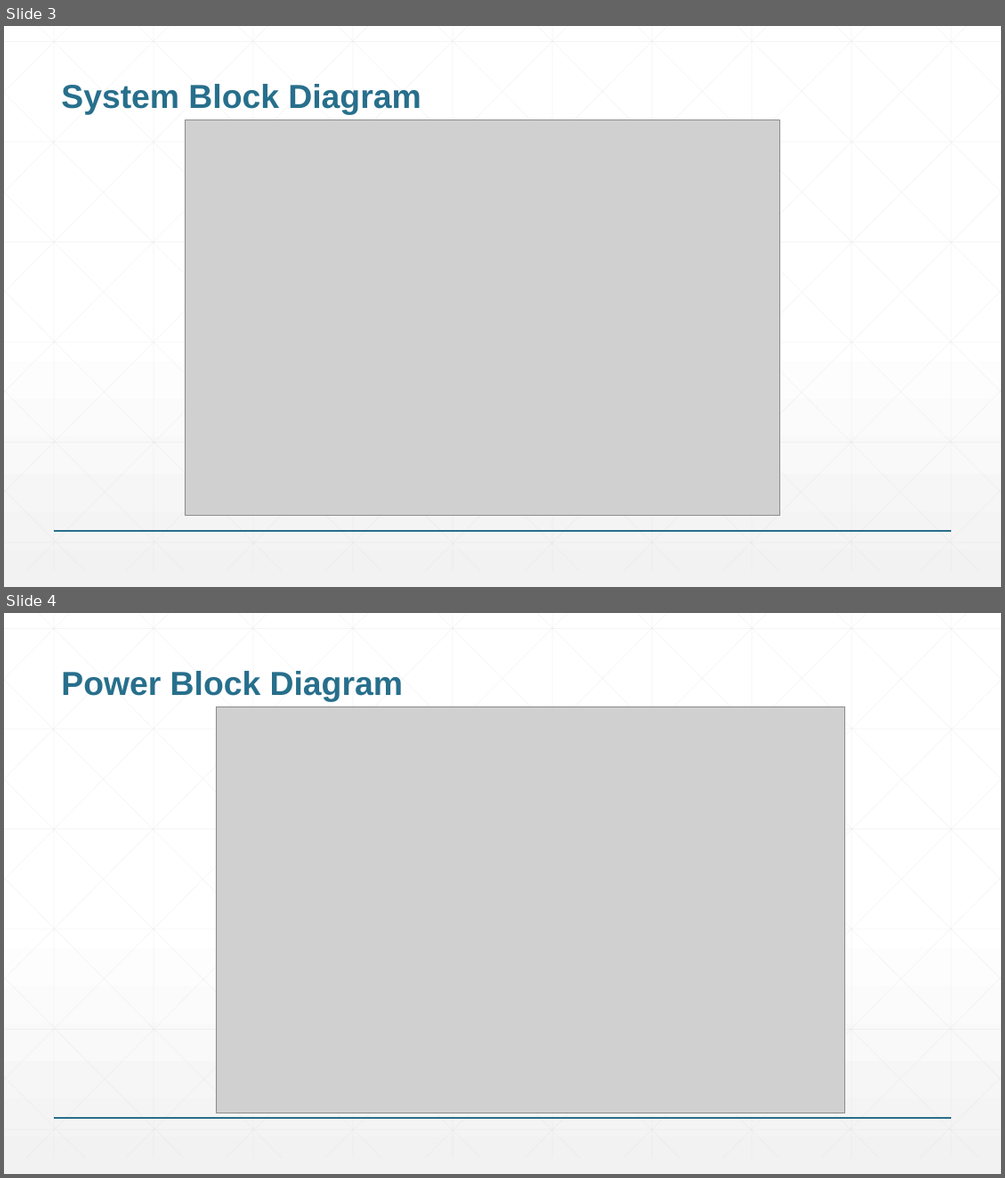
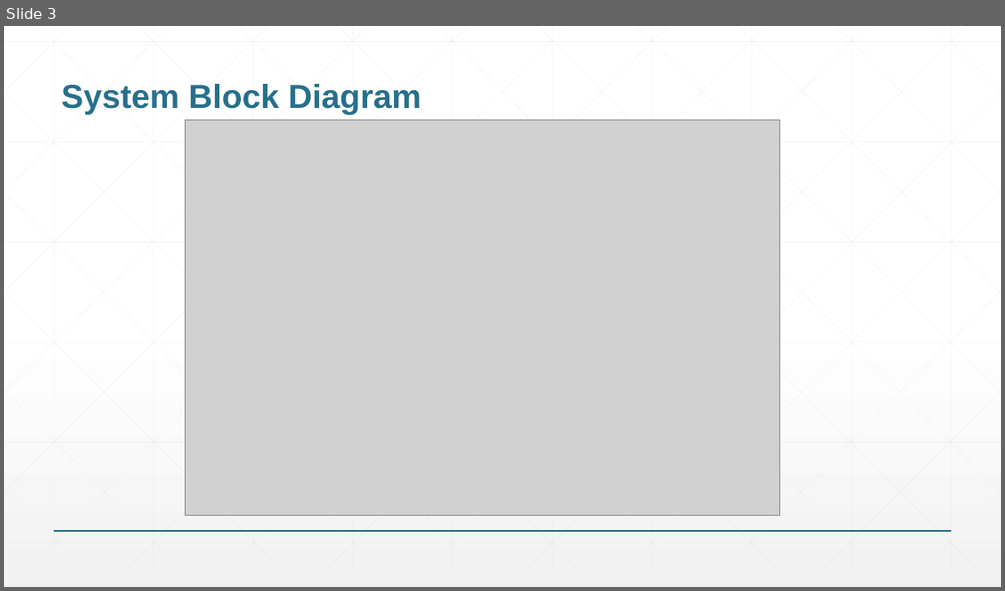
Before and after one commit to kmCoon/ENGI-301, a slide deck: project-01/docs/Cooney_project_01_proposal.pptx. Shown one above the other, each under a label of ours: slides 3 and 4 before the commit, slide 3 after it. The pictures are 1005x1178 and 1005x591 pixels, drawn with LibreOffice and Linux fonts; fonts in the diff are those of the drawing; grey boxes stand for pictures. Boxes give left, top, right and bottom in pixels: in the first picture for what was removed or moved away, otherwise in the second. Text is boxed around its words. In the diff, an @@ line names an element or a change of style, - is before the commit and + after.

```diff
--- a/project-01/docs/Cooney_project_01_proposal.pptx
+++ b/project-01/docs/Cooney_project_01_proposal.pptx
@@ slide 4 removed at bbox=[4, 613, 1001, 1174], background gradient #FFFFFF to #F2F2F2; not listed: 47 template elements that a slide beside it also shows @@
@@ title removed at bbox=[61, 671, 403, 702] @@
-Power Block Diagram
@@ picture removed at bbox=[216, 706, 845, 1112] @@
```
Also in this commit, not shown: 1 slide changed, 3 slides added, 2 other files.
